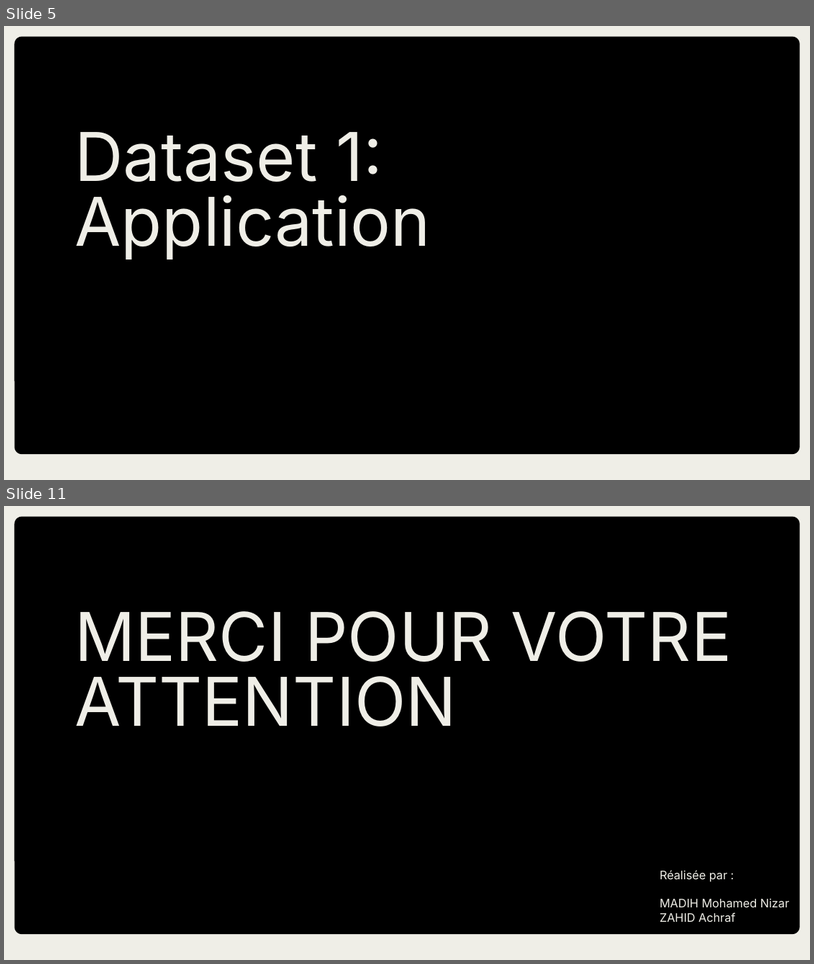
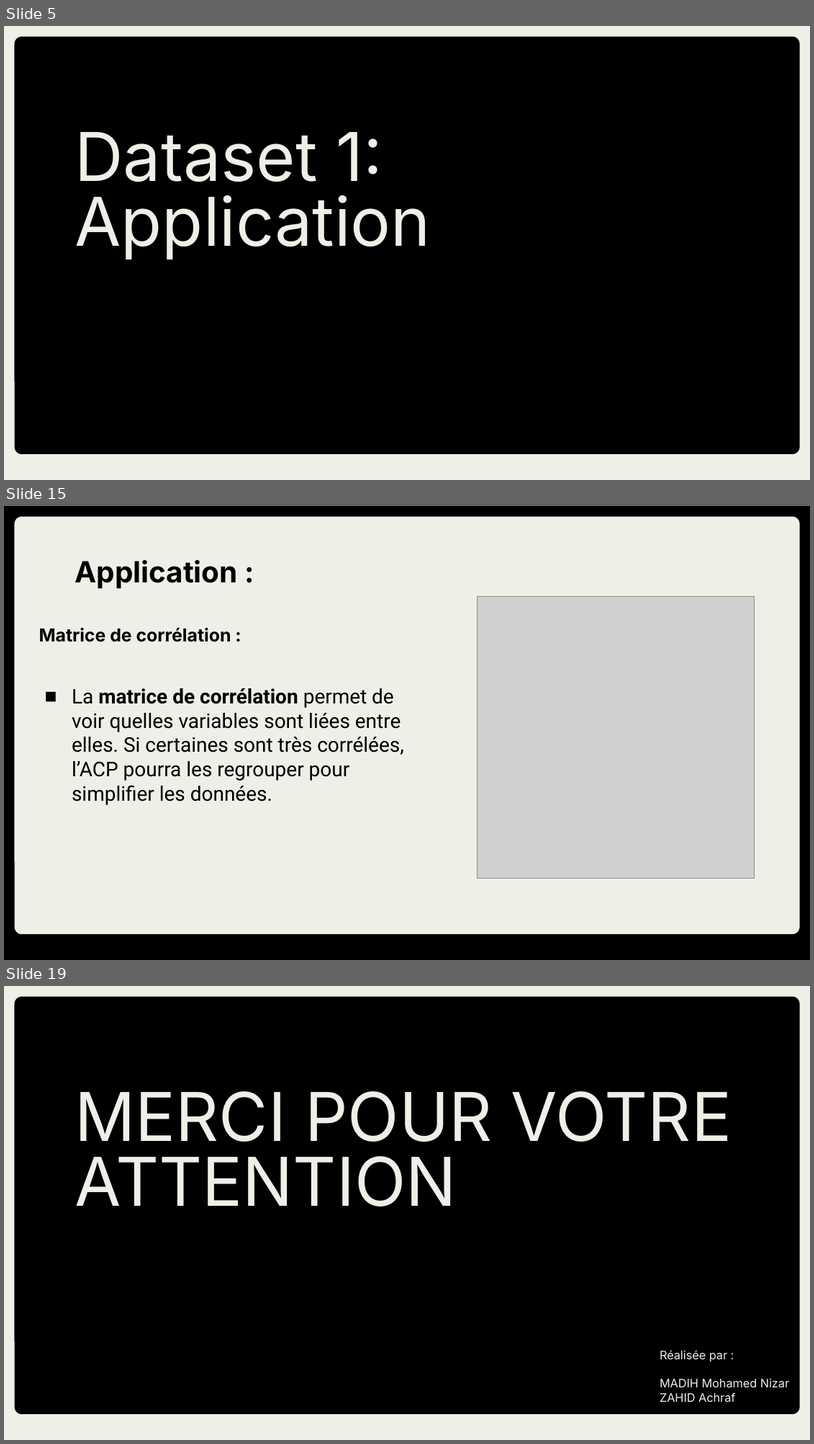
Before and after one commit to nizarover/Projet-Data-Analyst, a slide deck: Projects/Data Analyst/Presentation ACP.pptx. Shown one above the other, each under a label of ours: slides 5 and 11 before the commit, slides 5, 15 and 19 after it; the slides between them are not shown. The pictures are 814x964 and 814x1444 pixels, drawn with LibreOffice and Linux fonts; fonts in the diff are those of the drawing; grey boxes stand for pictures. Boxes give left, top, right and bottom in pixels: in the first picture for what was removed or moved away, otherwise in the second. Text is boxed around its words. In the diff, an @@ line names an element or a change of style, - is before the commit and + after.

```diff
--- a/Projects/Data Analyst/Presentation ACP.pptx
+++ b/Projects/Data Analyst/Presentation ACP.pptx
@@ slide 15 added at [4,506,810,960], background #000000 @@
@@ rounded rectangle added at [15,517,800,934], fill #EFEEE7 @@
@@ title added at [75,560,238,589], 26 pt, text #000000, bold @@
+Application :
@@ picture added at [477,596,755,878] @@
@@ text added at [39,628,232,642], 16 pt, text #000000, bold @@
+Matrice de corrélation :
@@ subtitle added at [72,688,404,805], 18 pt, text #000000 @@
+■ La matrice de corrélation permet de voir quelles variables sont liées entre elles. Si certaines sont très corrélées, l’ACP pourra les regrouper pour simplifier les données.
@@ what was slide 11 is now slide 19 @@
```
Also in this commit, not shown: 7 slides changed, 7 other slides added, 3 other files.
